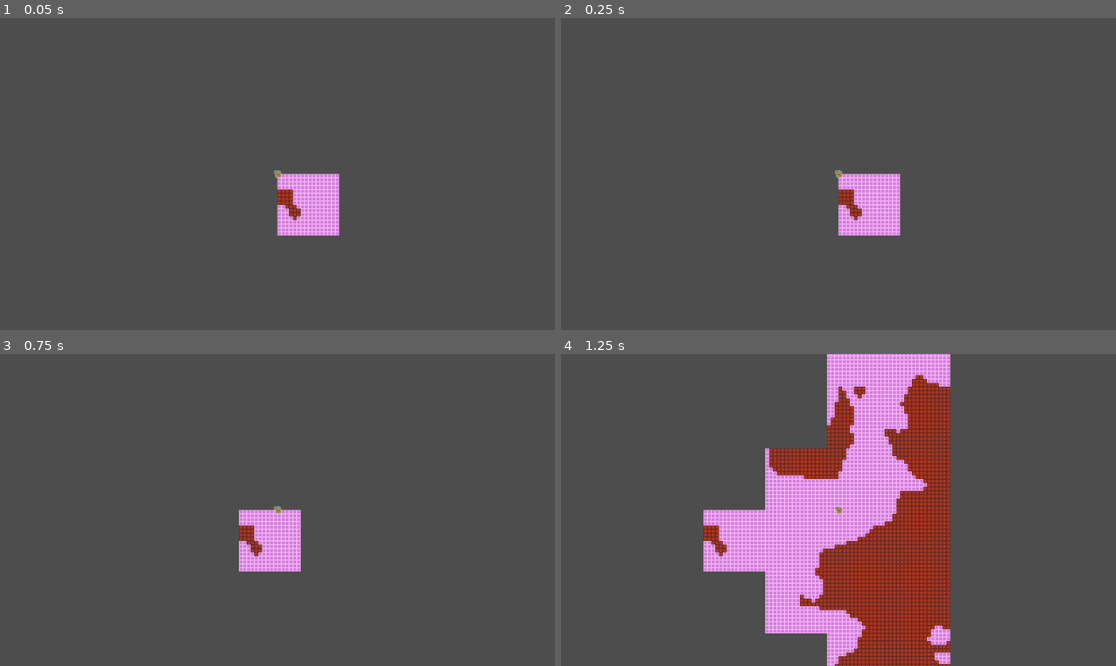
Above: before the commit, frames 1-4 (two rows, left to right).
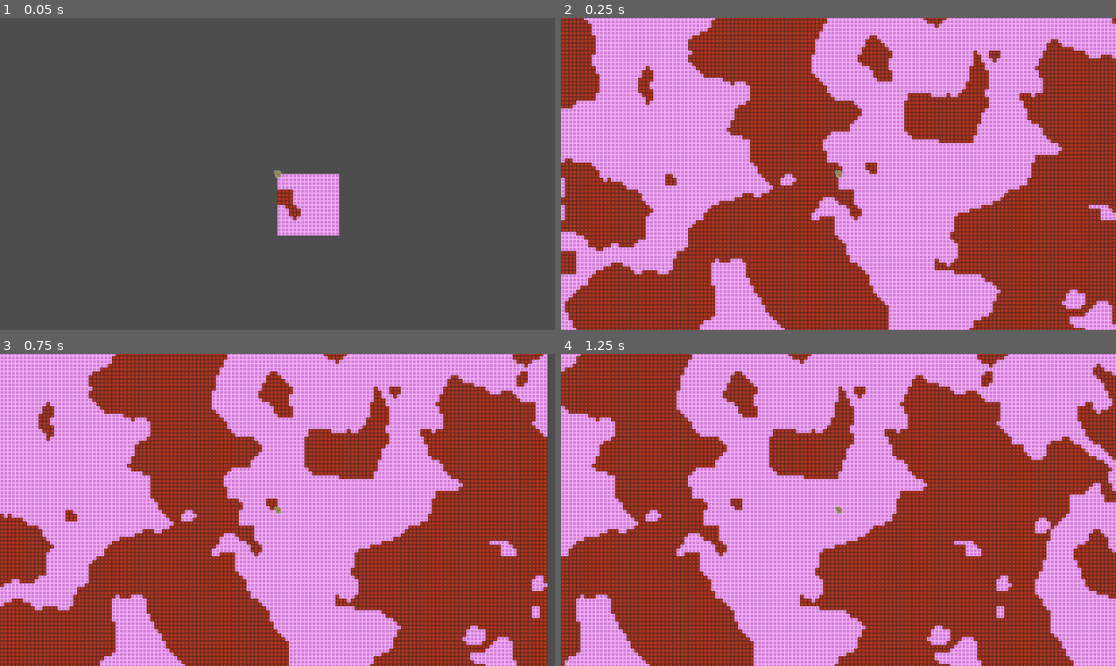
Above: after the commit, the same moments.

Repository: ddegobi/maps
Game: Godot game, scene res://main.tscn
Two runs of this game, one before a commit and one after it. Both use one fixed random seed, a clock stepped at 60 frames per second and the inputs below.
Inputs:
- Up to frame 1 (0.05 s): no input
- Up to frame 2 (0.25 s): no input
- Up to frame 3 (0.75 s): tap Enter at 0.5 s; hold Right (right) from 0.53 s (still down)
- Up to frame 4 (1.25 s): keep holding Right (right)

Frame 1 is identical in both runs. In frame 2, 98% of the frame differs, in the area x 0-100%, y 0-100%; in frame 3, 96%; in frame 4, 69%.

Commit message:
implemented multithreading to try and improve performance, doesnt look like it works tho

Diff:
--- a/generation/demo/demo_map_drawer.gd
+++ b/generation/demo/demo_map_drawer.gd
@@ -36,7 +36,6 @@
 	ts.set_custom_data_layer_type(height_map_layer_id, TYPE_INT)
 
 	set_tile_set(ts)
-
 
 ## simple function that automatically create the tiles in the atlas
 func create_tiles(atlas : TileSetAtlasSource) -> void:
@@ -79,12 +78,27 @@
 					Vector2i((chunk.chunk_coord.x*HeightChunk.CHUNK_SIZE.x)+i,
 					(chunk.chunk_coord.y*HeightChunk.CHUNK_SIZE.y)+j)
 					)
-			tile_data.set_custom_data(HEIGHT_MAP_LAYER, height_data)
+			tile_data.call_deferred("set_custom_data",HEIGHT_MAP_LAYER, height_data)
 
 ## Draws the passed chunk onto the tilemap
 func draw_chunk(chunk_coord : Vector2i) -> void:
 
 	if( not is_chunk_gen(chunk_coord) ):
+		"""
 		var chunk = _create_chunk_tilemap(chunk_coord)
 		_paint_chunk(chunk)
 		add_child(chunk)
+		"""
+		var thread = Thread.new()
+		thread.start(_bg_chunk_load.bind(chunk_coord, thread))
+
+
+func _bg_chunk_load(chunk_coord : Vector2i, thread : Thread):
+	var chunk = _create_chunk_tilemap(chunk_coord)
+	_paint_chunk(chunk)
+	call_deferred("_bg_chunk_load_done", thread)
+	return chunk
+
+func _bg_chunk_load_done(thread : Thread) -> void:
+	var chunk = thread.wait_to_finish()
+	add_child(chunk)
--- a/generation/map_processes/rendering/draw_handler.gd
+++ b/generation/map_processes/rendering/draw_handler.gd
@@ -2,7 +2,7 @@
 class_name DrawHandler extends Node
 
 @export_range(0, 1, 0.05, "suffix:s", "or_greater")
-var chunk_check_delay : float = 1.0
+var chunk_check_delay : float = 0.1
 var chunk_check_timer = Timer.new()
 var draw_layer : MapDrawer
 var chunk_layer : TileMapLayer
--- a/generation/map_processes/rendering/prox_draw_handler.gd
+++ b/generation/map_processes/rendering/prox_draw_handler.gd
@@ -1,7 +1,7 @@
 @icon("res://interface/icon/draw_handler.png")
 class_name ProxDrawHandler extends DrawHandler
 
-const MAX_DISTANCE : int = 6
+const MAX_DISTANCE : int = 10
 
 # if im making a loaded_chunks we need a way to periodically pop from stack
 var loaded_chunks = {}
@@ -29,9 +29,9 @@
 	init_chunk_queue()
 
 func _process(delta: float) -> void:
-	var popped_chunk = chunk_queue.pop_back()
-	if popped_chunk:
+	for popped_chunk in chunk_queue:
 		draw_layer.draw_chunk(popped_chunk.pos)
+	chunk_queue.clear
 
 ## looks for chunk that need loading near the player
 func look_for_chunks() -> void:
